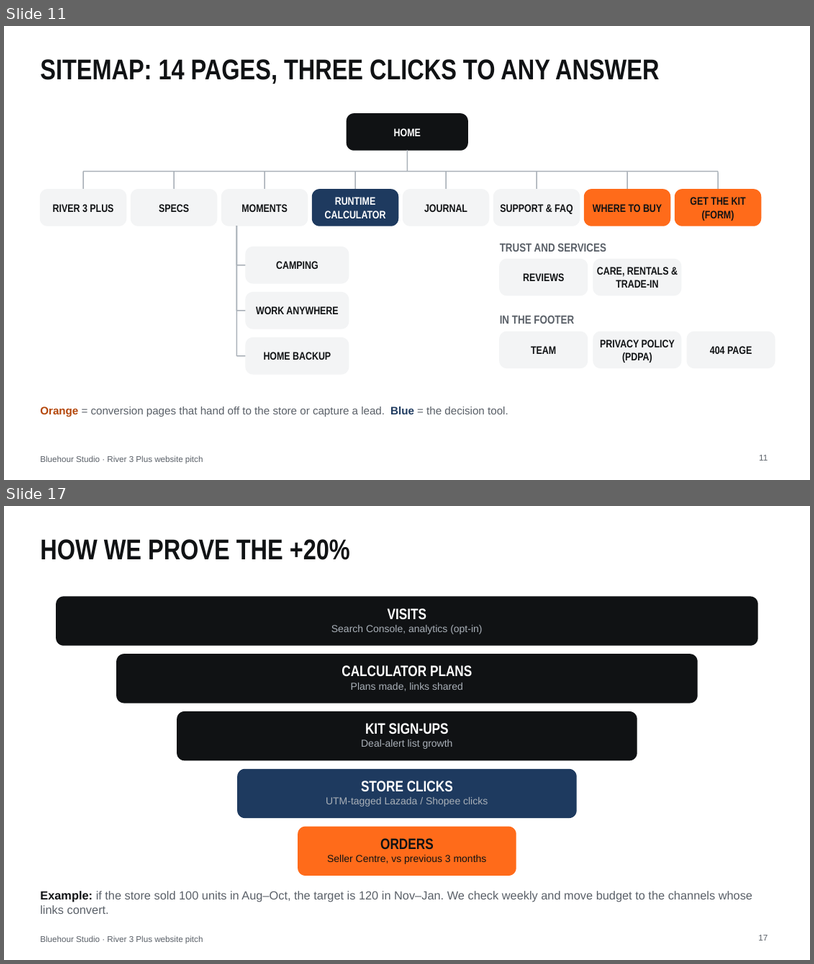
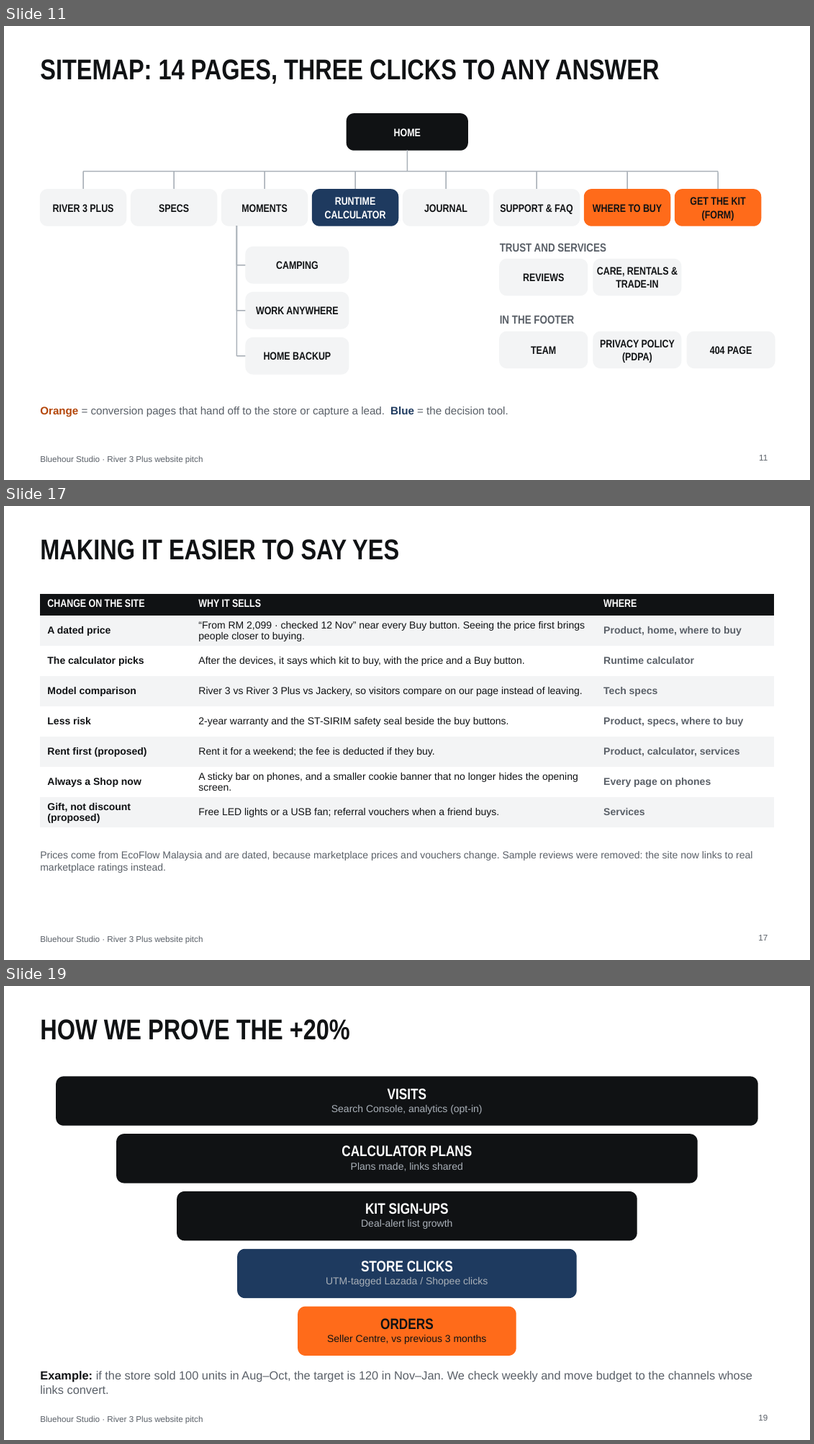
Before and after one commit to thecpinsiders/CS2024-Project-Website, a slide deck: Bluehour-Pitch-Deck.pptx. Shown one above the other, each under a label of ours: slides 11 and 17 before the commit, slides 11, 17 and 19 after it; the slides between them are not shown. The pictures are 814x964 and 814x1444 pixels, drawn with LibreOffice and Linux fonts; fonts in the diff are those of the drawing. Boxes give left, top, right and bottom in pixels: in the first picture for what was removed or moved away, otherwise in the second. Text is boxed around its words. In the diff, an @@ line names an element or a change of style, - is before the commit and + after.

```diff
--- a/Bluehour-Pitch-Deck.pptx
+++ b/Bluehour-Pitch-Deck.pptx
@@ slide 17 added at [4,506,810,960], background #FFFFFF; not listed: 1 template element that a slide beside it also shows @@
@@ title added at [40,539,399,560], 34 pt, text #101214, bold @@
+MAKING IT EASIER TO SAY YES
@@ table added at [40,594,774,827], 8 rows, 3 columns @@
+CHANGE ON THE SITE | WHY IT SELLS | WHERE
+A dated price | “From RM 2,099 · checked 12 Nov” near every Buy button. Seeing the price first brings people closer to buying. | Product, home, where to buy
+The calculator picks | After the devices, it says which kit to buy, with the price and a Buy button. | Runtime calculator
+Model comparison | River 3 vs River 3 Plus vs Jackery, so visitors compare on our page instead of leaving. | Tech specs
+Less risk | 2-year warranty and the ST-SIRIM safety seal beside the buy buttons. | Product, specs, where to buy
+Rent first (proposed) | Rent it for a weekend; the fee is deducted if they buy. | Product, calculator, services
+Always a Shop now | A sticky bar on phones, and a smaller cookie banner that no longer hides the opening screen. | Every page on phones
+Gift, not discount (proposed) | Free LED lights or a USB fan; referral vouchers when a friend buys. | Services
@@ text added at [40,851,753,872], 12 pt, text #5A6068 @@
+Prices come from EcoFlow Malaysia and are dated, because marketplace prices and vouchers change. Sample reviews were removed: the site now links to real marketplace ratings instead.
@@ page number added at [759,934,768,940], 10 pt, text #5A6068 @@
+17
@@ what was slide 17 is now slide 19 @@
@@ page number at [759,1414,768,1420]: text changed @@
-17
+19
```
Also in this commit, not shown: 6 slides changed, 1 other slide added, 19 other files.
